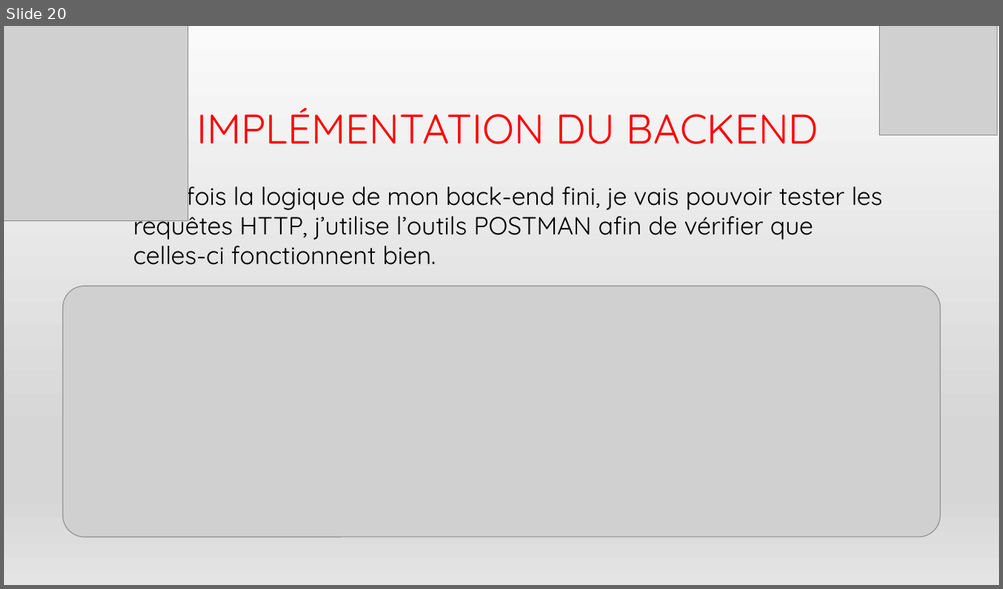
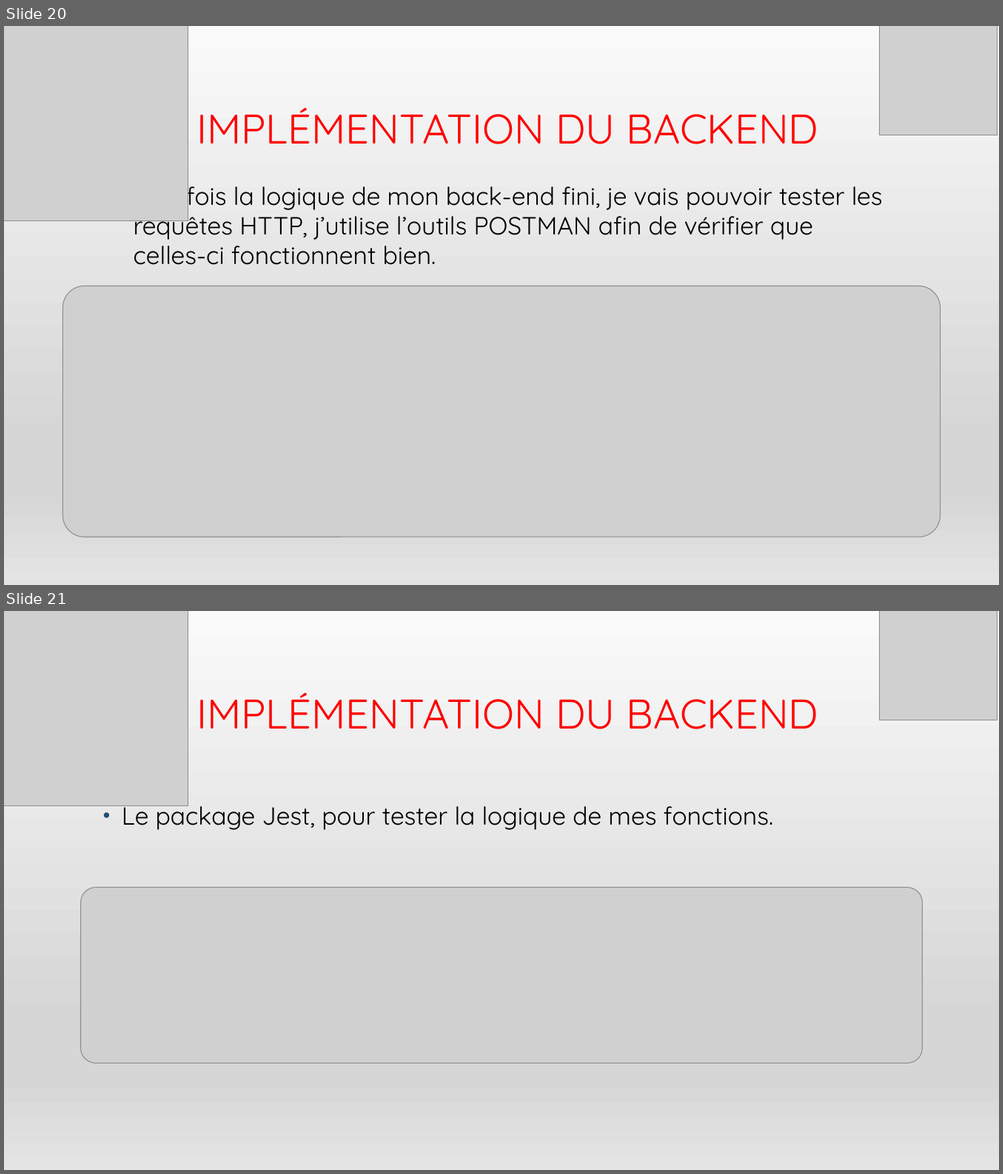
Before and after one commit to S-mkds/CDA-Dossiers-Professionnels, a slide deck: Présentation_Projet_Professionnel.pptx. Shown one above the other, each under a label of ours: slide 20 before the commit, slides 20 and 21 after it. The pictures are 1003x589 and 1003x1174 pixels, drawn with LibreOffice and Linux fonts; fonts in the diff are those of the drawing; grey boxes stand for pictures. Boxes give left, top, right and bottom in pixels: in the first picture for what was removed or moved away, otherwise in the second. Text is boxed around its words. In the diff, an @@ line names an element or a change of style, - is before the commit and + after.

```diff
--- a/Présentation_Projet_Professionnel.pptx
+++ b/Présentation_Projet_Professionnel.pptx
@@ slide 21 added at (4,611,999,1170), background gradient #F2F2F2 to #E7E6E6 to #FFFFFF to #D0CECE; not listed: 1 template element that a slide beside it also shows @@
@@ picture added at (4,611,188,806) @@
@@ picture added at (879,611,996,720) @@
@@ title added at (196,692,818,729), 40 pt, text #FF0000 @@
+VI. IMPLÉMENTATION DU BACKEND
@@ text added at (122,800,773,830), 24 pt, text #000000 @@
+• Le package Jest, pour tester la logique de mes fonctions.
@@ picture added at (81,888,922,1064) @@
```
Also in this commit, not shown: 1 slide changed, 1 other file.
